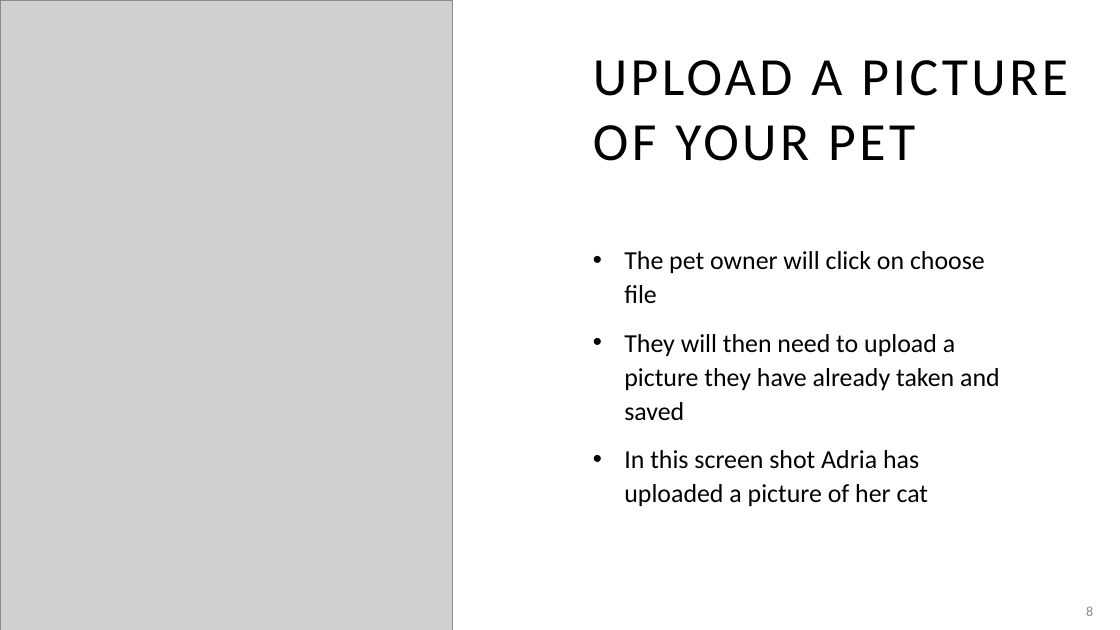
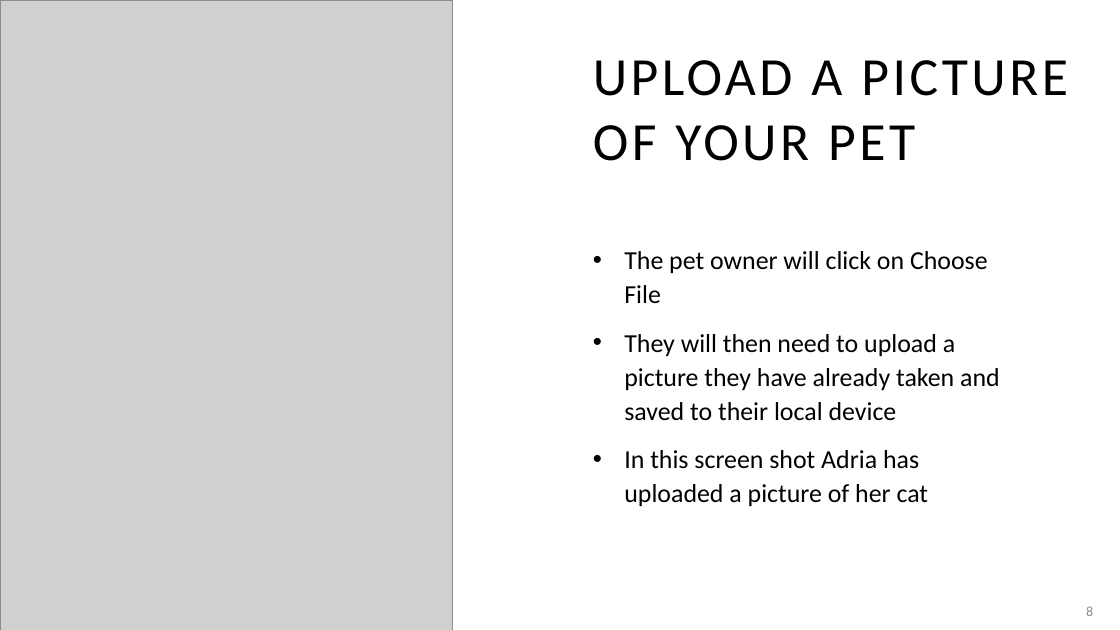
Before and after one commit to adriaonline/CPT200SP24-Team1, a slide deck: slide 8 of Phase 3 Docs/Phase 3 - Presentation.pptx. Drawn at 1120x630 pixels with LibreOffice and Linux fonts; fonts in the diff are those of the drawing; grey boxes stand for pictures. Boxes give left, top, right and bottom in pixels: in the first picture for what was removed or moved away, otherwise in the second. Text is boxed around its words. In the diff, an @@ line names an element or a change of style, - is before the commit and + after.

```diff
--- a/Phase 3 Docs/Phase 3 - Presentation.pptx
+++ b/Phase 3 Docs/Phase 3 - Presentation.pptx
@@ text at (624, 251, 1000, 420): text changed @@
-• The pet owner will click on choose file
-• They will then need to upload a picture they have already taken and saved
+• The pet owner will click on Choose File
+• They will then need to upload a picture they have already taken and saved to their local device
```
Also in this commit, not shown: 1 other slide changed, 6 other files.
